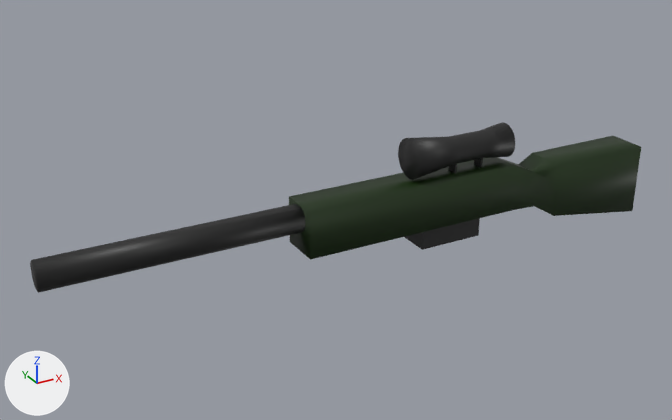
One commit to the glTF model Art/Models/sniper.glb: the scene before it, then after it.
Before and after are seen from a 50 mm lens placed at (-3.04, -4.6, 3.04), pointed at (-0.45, 0.12, 0.68). Lighting does not change. The marker at lower left points along +X, +Y and +Z. The picture after the commit comes second. Where no turn or scale is listed for an object, it has been applied to the vertices. Vertices at exactly the same position are counted once.

Before the edit, the objects in view are built like this:
```python
me_cube_001 = bpy.data.meshes.new('Cube.001')
me_cube_001.from_pydata(...)  # 20 vertices, 36 faces; spans x -0.7..1.97, y -0.14..0.14, z -0.4..0.15
me_cube_001.materials.append(mat_material_001)  # black #112b00
me_cube_002 = bpy.data.meshes.new('Cube.002')
me_cube_002.from_pydata(...)  # 16 vertices, 28 faces; spans x -1.36..0.41, y -0.08..0.08, z -0.08..0.08
me_cube_002.materials.append(mat_material_002)  # black #1d1d1d
me_cube_005 = bpy.data.meshes.new('Cube.005')
me_cube_005.from_pydata(...)  # a box spanning x -0.225..0.225, y -0.113..0.113, z -0.148..0.148
me_cube_005.materials.append(mat_material_002)  # black #1d1d1d
me_cylinder = bpy.data.meshes.new('Cylinder')
me_cylinder.from_pydata(...)  # 128 vertices, 252 faces; spans x -0.1..0.1, y -0.1..0.1, z -0.45..0.45
me_cylinder.materials.append(mat_material_002)  # black #1d1d1d
ob_cube = bpy.data.objects.new('Cube', me_cube_005)
ob_cube.location = (0.285, 0.0, 0.529)
ob_cube_001 = bpy.data.objects.new('Cube.001', me_cube_001)
ob_cube_001.location = (-0.071, 0.0, 0.676)
ob_cube_002 = bpy.data.objects.new('Cube.002', me_cube_002)
ob_cube_002.location = (-0.969, 0.0, 0.742)
ob_cylinder = bpy.data.objects.new('Cylinder', me_cylinder)
ob_cylinder.location = (0.387, 0.0, 0.98)
ob_cylinder.rotation_euler = (0.0, 1.571, 0.0)  # degrees (0, 90, 0)
ob_cylinder.scale = (1.33, 1.33, 0.832)
```
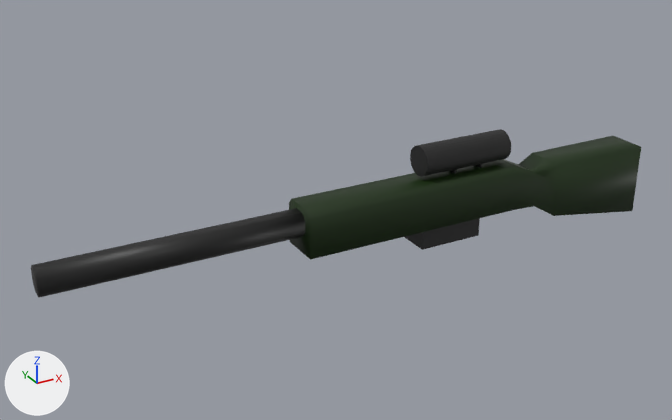
Changed parts and their boxes (x1, y1, x2, y2) in the pictures (672 x 420 px):
'Cube.002', moved
    before: (30, 204, 305, 293)
    after: (31, 208, 305, 297)
'Cylinder', reshaped, moved, rescaled (14% narrower, 17% shorter)
    before: (398, 122, 515, 180)
    after: (410, 129, 511, 177)
part 1 of me_cube_001, cut back
    before: (289, 157, 509, 243)
    after: (289, 159, 509, 243)

The edits, one by one:
me_cube_001 is used by ob_cube_001; location (-0.071, 0.0, 0.676).
me_cube_001 had 20 vertices, 36 faces and spanned x -0.7..1.97, y -0.14..0.14, z -0.4..0.15.
me_cube_001 now has 26 vertices, 48 faces and spans x -0.7..1.97, y -0.14..0.14, z -0.4..0.15.
Part 1, on me_cube_001:
4 vertices are removed from x -0.7..0.83, y -0.14..0.14, z 0.15.
14 faces are deleted.
10 vertices are added at x -0.7..0.92, y -0.14..0.14, z 0.11..0.15.
26 new faces join them.
me_cylinder is used by ob_cylinder; location (0.387, 0.0, 0.98); rotation (0.0, 1.571, 0.0), in degrees (0, 90, 0); scale (1.33, 1.33, 0.832).
me_cylinder had 128 vertices, 252 faces and spanned x -0.1..0.1, y -0.1..0.1, z -0.45..0.45.
me_cylinder now has 64 vertices, 124 faces and spans x -0.1..0.1, y -0.1..0.1, z -0.25..0.25.
me_cylinder part 2: the whole mesh is rebuilt.
Object 'Cube.002' (ob_cube_002) moves from (-0.969, 0.0, 0.742) to (-0.969, 0.0, 0.712).
Object 'Cylinder' (ob_cylinder) moves from (0.387, 0.0, 0.98) to (0.413, 0.0, 0.952).
Object 'Cylinder' (ob_cylinder) is rescaled from (1.33, 1.33, 0.832) to (1.0, 1.0, 1.32).
